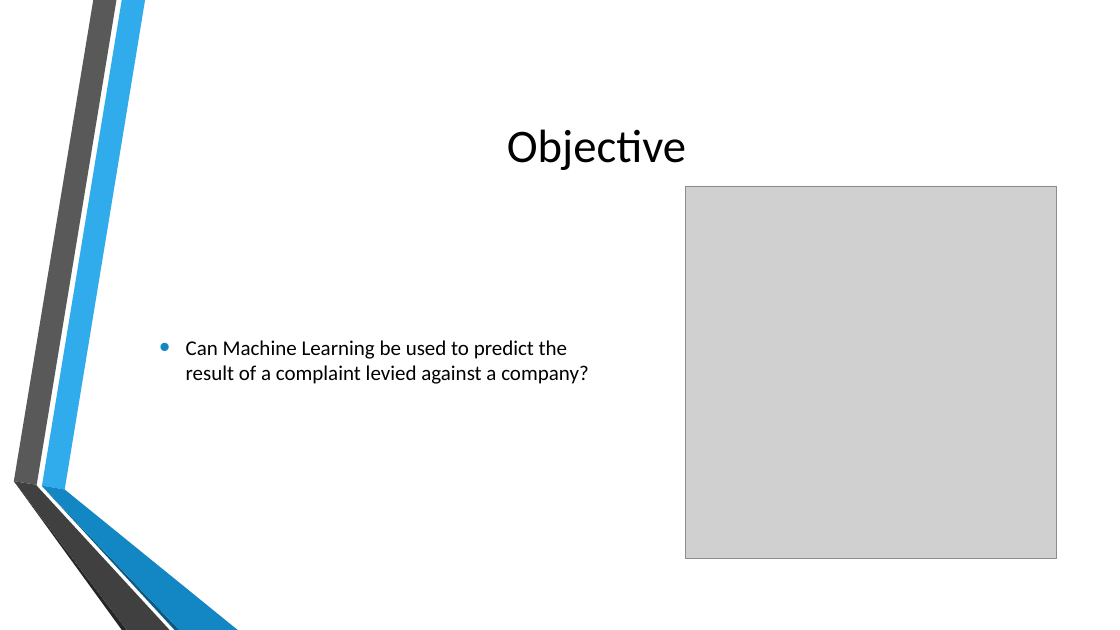
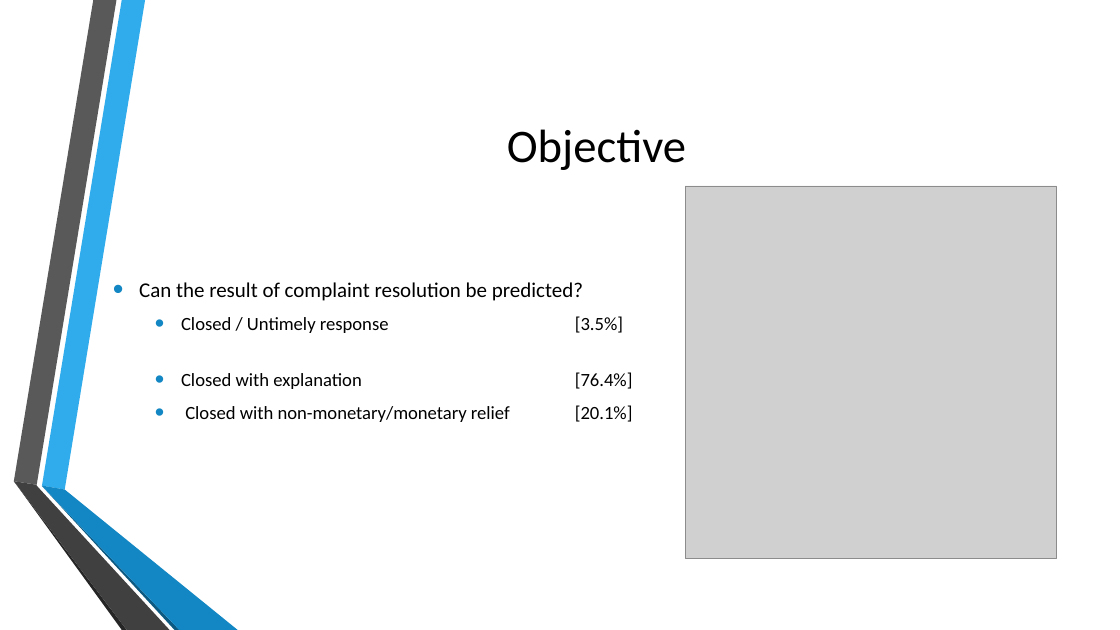
Before and after one commit to ChrisMichael11/Consumer_Complaint_Project, a slide deck: slide 4 of ppt/Consumer_Complaints.pptx. Drawn at 1120x630 pixels with LibreOffice and Linux fonts; fonts in the diff are those of the drawing; grey boxes stand for pictures; background and template pictures are left out. Boxes give left, top, right and bottom in pixels: in the first picture for what was removed or moved away, otherwise in the second. Text is boxed around its words. In the diff, an @@ line names an element or a change of style, - is before the commit and + after.

```diff
--- a/ppt/Consumer_Complaints.pptx
+++ b/ppt/Consumer_Complaints.pptx
@@ text at (139,282,633,422): text changed; size 18 to 16 pt @@
-• Can Machine Learning be used to predict the result of a complaint levied against a company?
+• Can the result of complaint resolution be predicted?
+  • Closed / Untimely response [3.5%]
+  • Closed with explanation [76.4%]
+  • Closed with non-monetary/monetary relief [20.1%]
```
Also in this commit, not shown: 1 other slide changed, 3 other files.
